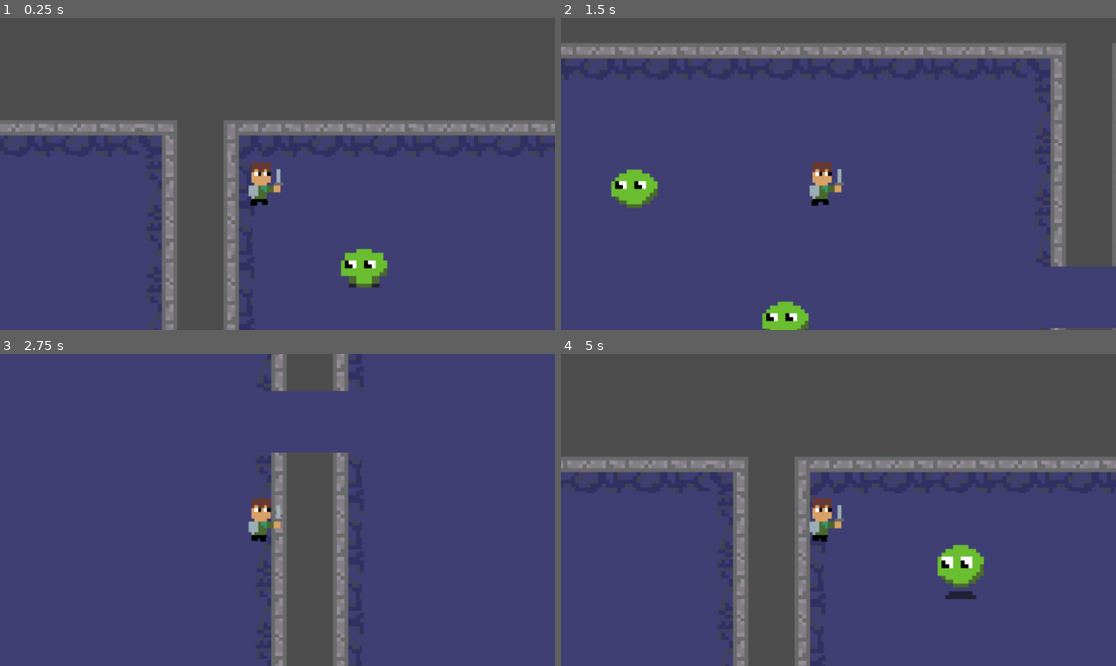
Above: before the commit, frames 1-4 (two rows, left to right).
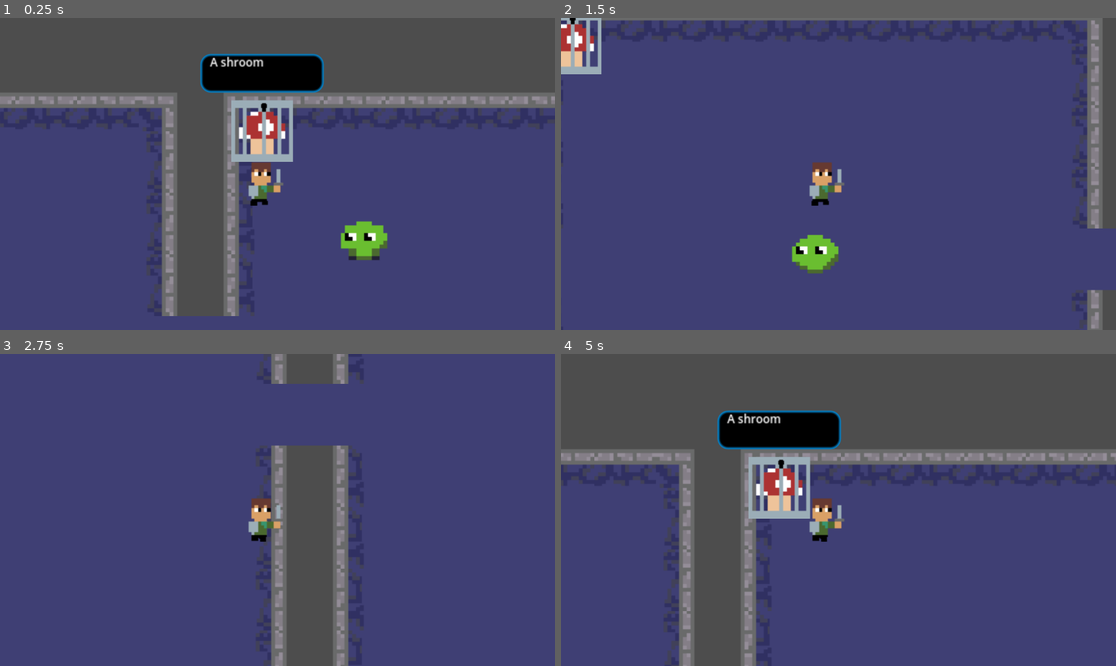
Above: after the commit, the same moments.

Repository: beml201/dungeon_game1
Game: Godot game, scene res://scenes/main.tscn
Same seed, same stepped clock (60 frames per second), same inputs: the game is played once before the commit and once after it.
Inputs (mouse positions are in pixels of both pictures, inside the frame that each line leads up to):
- Up to frame 1 (0.25 s): no input
- Up to frame 2 (1.5 s): move the mouse to (960, 158) at 0.52 s; hold D (right) 0.53-1.28 s; click (960, 158) at 0.6 s; move the mouse to (727, 189) at 1.27 s; hold S (down) from 1.28 s (still down); click (727, 189) at 1.35 s
- Up to frame 3 (2.75 s): move the mouse to (333, 441) at 2.02 s; release S (down) at 2.03 s; hold D (right) from 2.03 s (still down); click (333, 441) at 2.1 s
- Up to frame 4 (5 s): move the mouse to (810, 572) at 2.77 s; release D (right) at 2.78 s; hold W (up) 2.78-3.53 s; click (810, 572) at 2.85 s; move the mouse to (1005, 556) at 3.52 s; hold A (left) from 3.53 s (still down); click (1005, 556) at 3.6 s; move the mouse to (672, 463) at 4.27 s; click (672, 463) at 4.35 s

The runs differ from the first frame. In frame 1, 19% of the frame differs, in the area x 0-100%, y 11-100%; in frame 2, 22%; in frame 3, 1.9%; in frame 4, 25%, in the area x 0-100%, y 18-100%.

Commit message:
Added shroom

Diff:
--- /dev/null
+++ b/scenes/mushroom.tscn
@@ -0,0 +1,57 @@
+[gd_scene load_steps=6 format=3 uid="uid://dqpcjvb6dyefm"]
+
+[ext_resource type="Script" path="res://scripts/mushroom.gd" id="1_qnr27"]
+[ext_resource type="Texture2D" uid="uid://by08p6ssbemun" path="res://assets/mush in cage.png" id="2_ilin3"]
+
+[sub_resource type="CircleShape2D" id="CircleShape2D_8gx1l"]
+radius = 48.0
+
+[sub_resource type="RectangleShape2D" id="RectangleShape2D_t5t81"]
+size = Vector2(64, 64)
+
+[sub_resource type="StyleBoxFlat" id="StyleBoxFlat_mlpo1"]
+bg_color = Color(0, 0, 0, 1)
+border_width_left = 3
+border_width_top = 3
+border_width_right = 3
+border_width_bottom = 3
+border_color = Color(0, 0.531248, 0.828438, 1)
+border_blend = true
+corner_radius_top_left = 10
+corner_radius_top_right = 10
+corner_radius_bottom_right = 10
+corner_radius_bottom_left = 10
+
+[node name="mushroom" type="CharacterBody2D"]
+script = ExtResource("1_qnr27")
+
+[node name="Sprite2D" type="Sprite2D" parent="."]
+texture = ExtResource("2_ilin3")
+
+[node name="View" type="Area2D" parent="."]
+
+[node name="ViewArea" type="CollisionShape2D" parent="View"]
+shape = SubResource("CircleShape2D_8gx1l")
+
+[node name="HitBox" type="CollisionShape2D" parent="."]
+shape = SubResource("RectangleShape2D_t5t81")
+
+[node name="TextBox" type="Panel" parent="."]
+visible = false
+offset_left = -64.0
+offset_top = -80.0
+offset_right = 64.0
+offset_bottom = -40.0
+theme_override_styles/panel = SubResource("StyleBoxFlat_mlpo1")
+
+[node name="Label" type="Label" parent="TextBox"]
+layout_mode = 0
+offset_left = 10.0
+offset_right = 118.0
+offset_bottom = 43.0
+theme_override_font_sizes/font_size = 12
+text = "Insert Text Here LoL"
+autowrap_mode = 2
+
+[connection signal="body_entered" from="View" to="." method="_on_view_body_entered"]
+[connection signal="body_exited" from="View" to="." method="_on_view_body_exited"]
--- a/scripts/main.gd
+++ b/scripts/main.gd
@@ -25,6 +25,11 @@
 	slime2.global_position = Vector2i(20*tilesize,20*tilesize)
 	add_child(slime2)
 
+	const Mush = preload("res://scenes/mushroom.tscn")
+	var mush = Mush.instantiate()
+	mush.global_position = Vector2i(4*tilesize, 4*tilesize)
+	add_child(mush)
+
 # Called every frame. 'delta' is the elapsed time since the previous frame.
 func _process(delta):
 	pass
--- /dev/null
+++ b/scripts/mushroom.gd
@@ -0,0 +1,17 @@
+extends CharacterBody2D
+
+func _physics_process(delta: float) -> void:
+	pass
+
+func _on_view_body_entered(body: Node2D) -> void:
+	if body.name=="sam":
+		$TextBox/Label.text = "A shroom"
+		$TextBox.show()
+	else:
+		print(body)
+	pass # Replace with function body.
+
+
+func _on_view_body_exited(body: Node2D) -> void:
+	if body.name=="sam":
+		$TextBox.hide()
